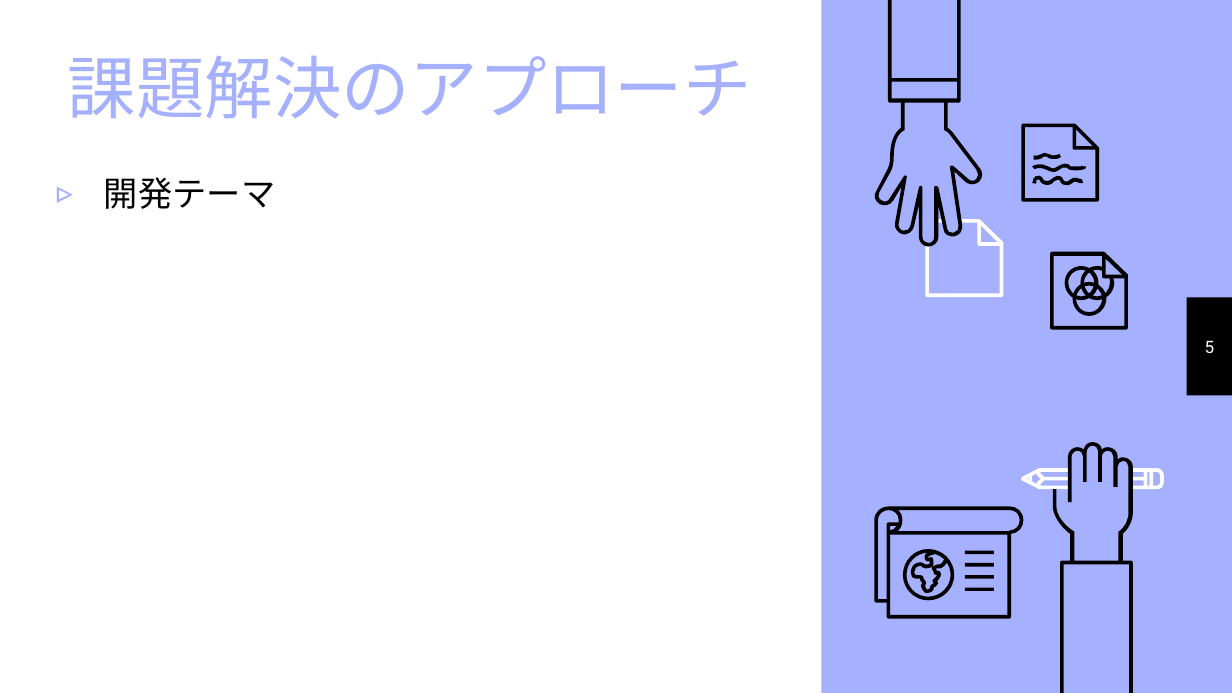
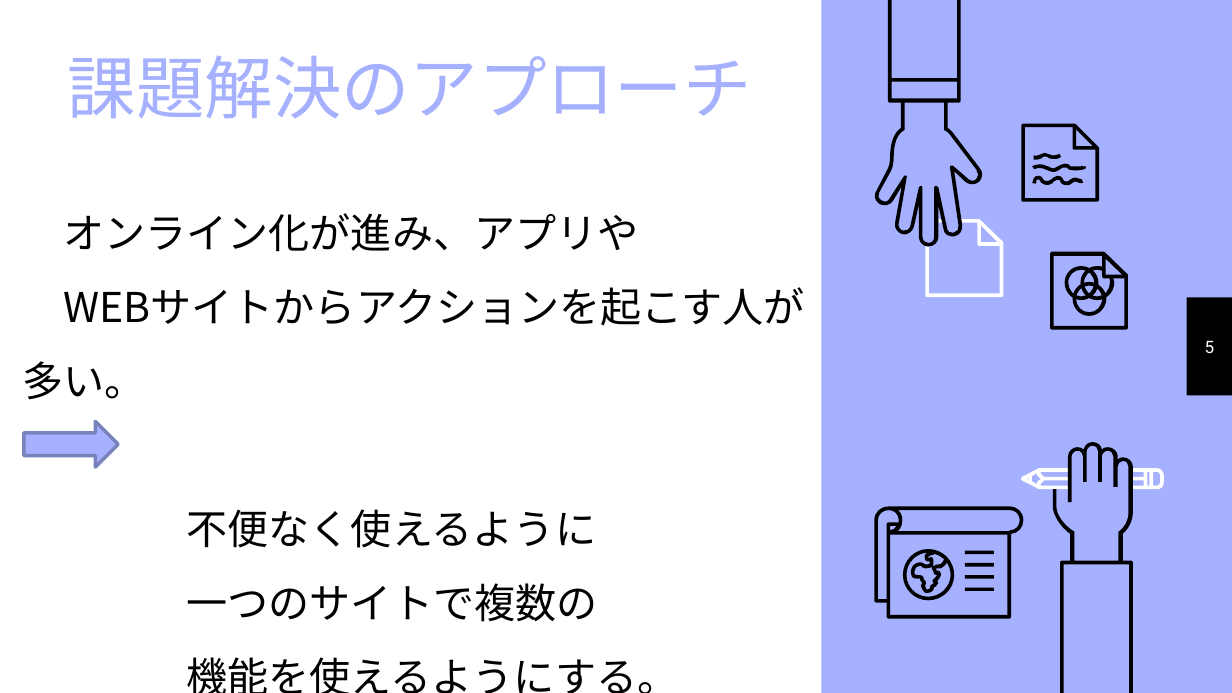
Before and after one commit to yusuke29/GR, a slide deck: slide 5 of 中間発表パワポ.pptx. Drawn at 1232x693 pixels with LibreOffice and Linux fonts; fonts in the diff are those of the drawing. Boxes give left, top, right and bottom in pixels: in the first picture for what was removed or moved away, otherwise in the second. Text is boxed around its words. In the diff, an @@ line names an element or a change of style, - is before the commit and + after.

```diff
--- a/中間発表パワポ.pptx
+++ b/中間発表パワポ.pptx
@@ text removed at (104,177,275,209) @@
-▹ 開発テーマ
@@ text added at (22,213,679,693), 24 pt, text #000000 @@
+  オンライン化が進み、アプリや
+  WEBサイトからアクションを起こす人が多い。
+不便なく使えるように
+一つのサイトで複数の
+機能を使えるようにする。
@@ right arrow added at (23,421,118,467), fill #A5B0FE, outline #7A82BC 2 pt @@
```
